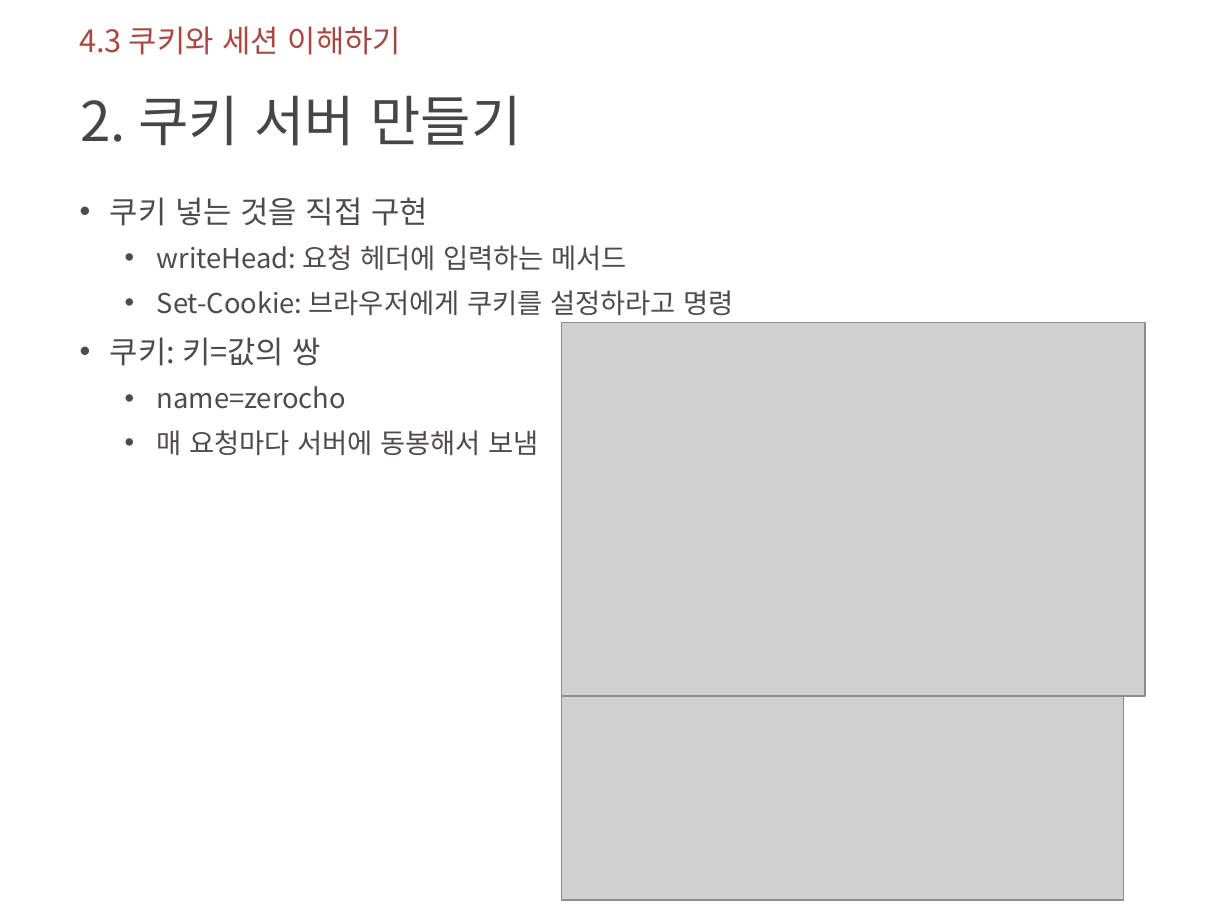
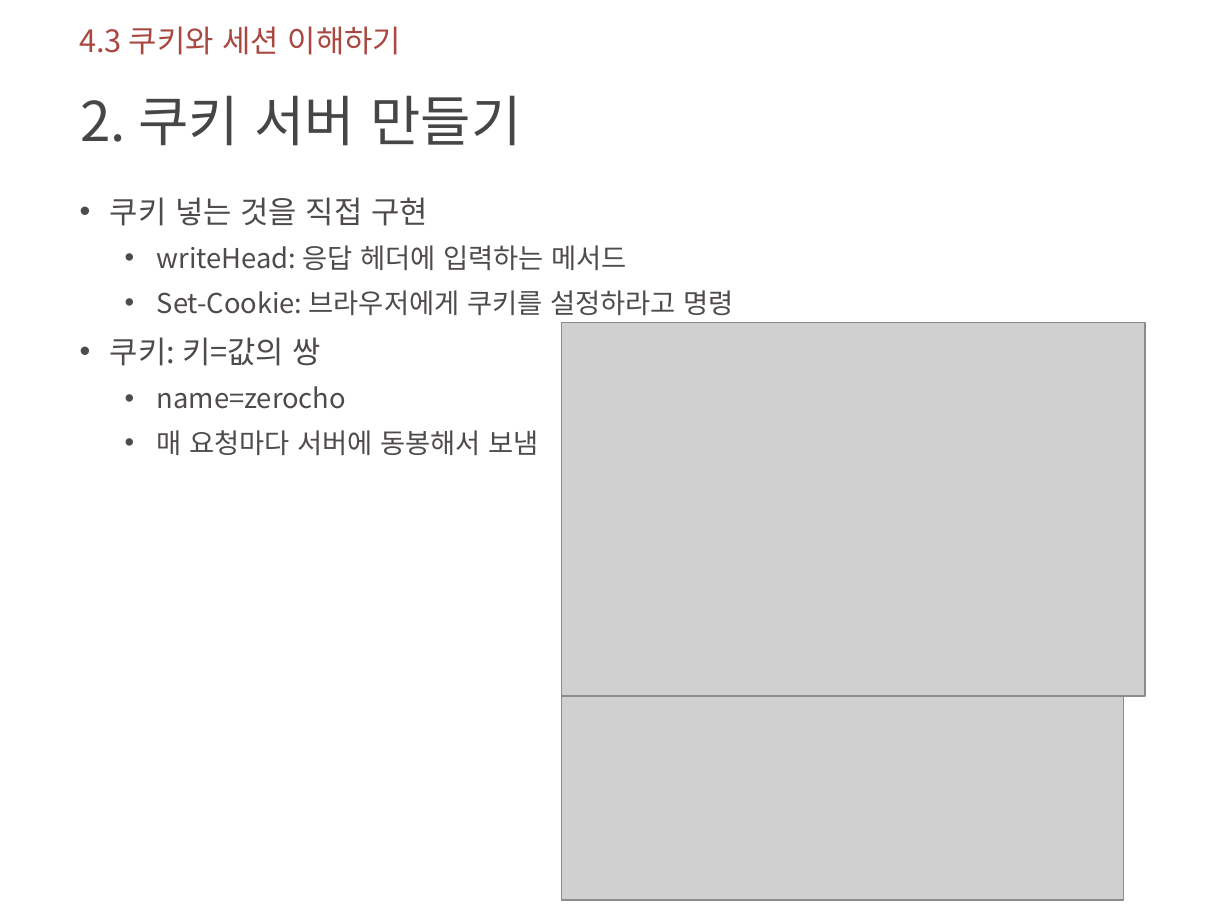
Before and after one commit to JIN2570/fullstack-study, a slide deck: slide 21 of 12_Node.js/notes/Node.js교과서 4장 .pptx. Drawn at 1232x924 pixels with LibreOffice and Linux fonts; fonts in the diff are those of the drawing; grey boxes stand for pictures; background and template pictures are left out. Boxes give left, top, right and bottom in pixels: in the first picture for what was removed or moved away, otherwise in the second. Text is boxed around its words. In the diff, an @@ line names an element or a change of style, - is before the commit and + after.

```diff
--- a/12_Node.js/notes/Node.js교과서 4장 .pptx
+++ b/12_Node.js/notes/Node.js교과서 4장 .pptx
@@ text at <box>157,245,626,270</box>: text changed @@
-  • writeHead: 요청 헤더에 입력하는 메서드
+  • writeHead: 응답 헤더에 입력하는 메서드
```
Also in this commit, not shown: 12 other files.
